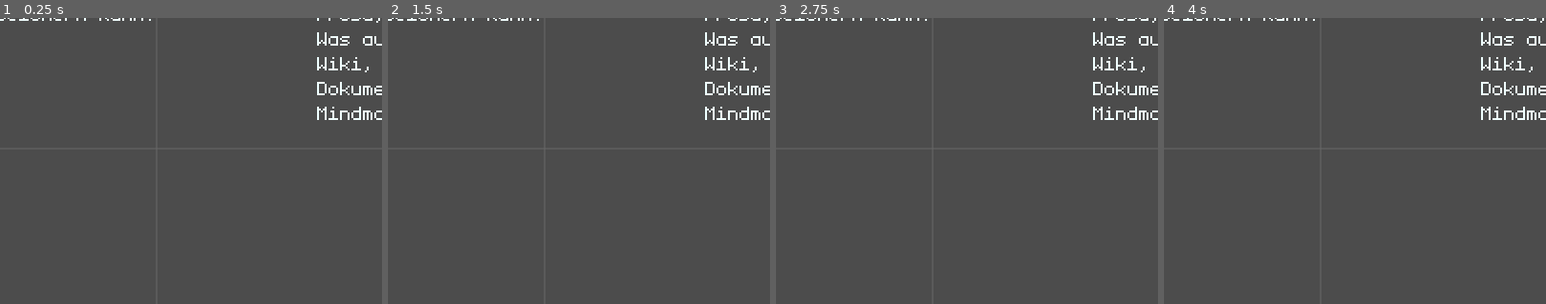
Above: before the commit, frames 1-4 (left to right).
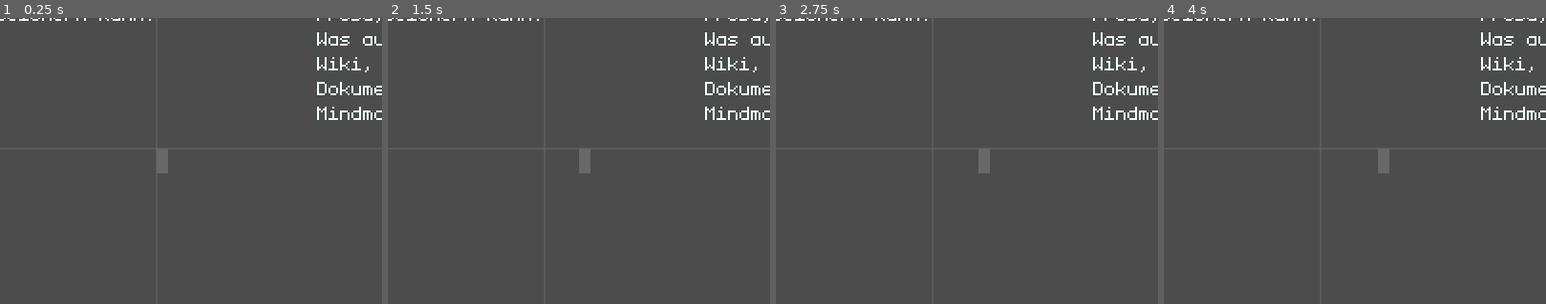
Above: after the commit, the same moments.

Repository: slapslash/TextMap
Game: Godot game, scene res://TextMap.tscn
Same seed, same stepped clock (60 frames per second), same inputs: the game is played once before the commit and once after it.
Inputs (mouse positions are % of the whole screen's width and height, from its top left):
- Up to frame 1 (0.25 s): no input
- Up to frame 2 (1.5 s): tap Enter at 0.5, 0.6 s; move the mouse to (72, 45) at 0.52 s; hold Right 0.53-1.25 s; click (72, 45) at 0.67 s; tap Space at 0.77, 1.25 s; drag from (30, 55) to (45, 70) at 1.27 s
- Up to frame 3 (2.75 s): tap Enter at 2 s; move the mouse to (60, 28) at 2.02 s; hold Right from 2.03 s (still down); tap Delete at 2.1 s; click (60, 28) at 2.17 s
- Up to frame 4 (4 s): release Right at 2.75 s; tap Space at 2.75, 3.77 s; drag from (45, 70) to (20, 35) at 2.77 s; tap Enter at 3.5, 3.6 s; move the mouse to (80, 65) at 3.52 s; hold Left from 3.53 s (still down); click (80, 65) at 3.67 s
The pictures show only the part of the screen within x 7-57%, y 10-60%; the shares and areas given below are measured in that part.

The runs differ from the first frame. In frame 1, 0.2% of the frame differs, in the area x 41-44%, y 46-55%; in frame 2, 0.2%, in the area x 50-53%, y 46-55%; in frame 3, 0.2%; in frame 4, 0.2%.
Error before the commit: Parse Error: The identifier "Selection" isn't a valid type (not a script or class), or couldn't be found on base "self". (res://Inputs.gd:5)
Error after the commit: Invalid call. Nonexistent function 'get_cell_from_mouse_pos' in base 'Node2D (Global.gd)'. (res://Inputs.gd:15)

Commit message:
change cursor pos if LMB is pressed, move get_cell_from_mouse_pos to Global script.

Diff:
--- a/Inputs.gd
+++ b/Inputs.gd
@@ -2,7 +2,6 @@
 
 onready var cursor: Polygon2D
 
-var _sel: Selection
 
 func _ready():
 	_init_cursor()
@@ -11,9 +10,10 @@
 func _input(event):
 	if event is InputEventMouseButton:
 		# change cell if left mouse button is released.
-		if not event.pressed:
+		if event.pressed:
 			if event.button_index == BUTTON_LEFT:
-				Global.cell = get_cell_from_mouse_pos()
+				var mpos = Global.get_cell_from_mouse_pos()
+				Global.cell = mpos
 				_update_cursor()
 
 	elif event is InputEventKey and event.pressed:
@@ -110,15 +110,3 @@
 func change_cell(add: Vector2):
 	Global.cell += add
 	_update_cursor()
-
-
-func get_cell_from_mouse_pos() -> Vector2:
-	"""
-	Get the current cell from the global mouse position.
-	The approximation of which is the current cell
-	is based on the custom cursor and its extends.
-	"""
-	var mpos = get_global_mouse_position()
-	var x = round((mpos.x - Global.cell_size.x / 2) / Global.cell_size.x)
-	var y = round((mpos.y - Global.cell_size.y / 2) / Global.cell_size.y)
-	return	Vector2(x, y)
